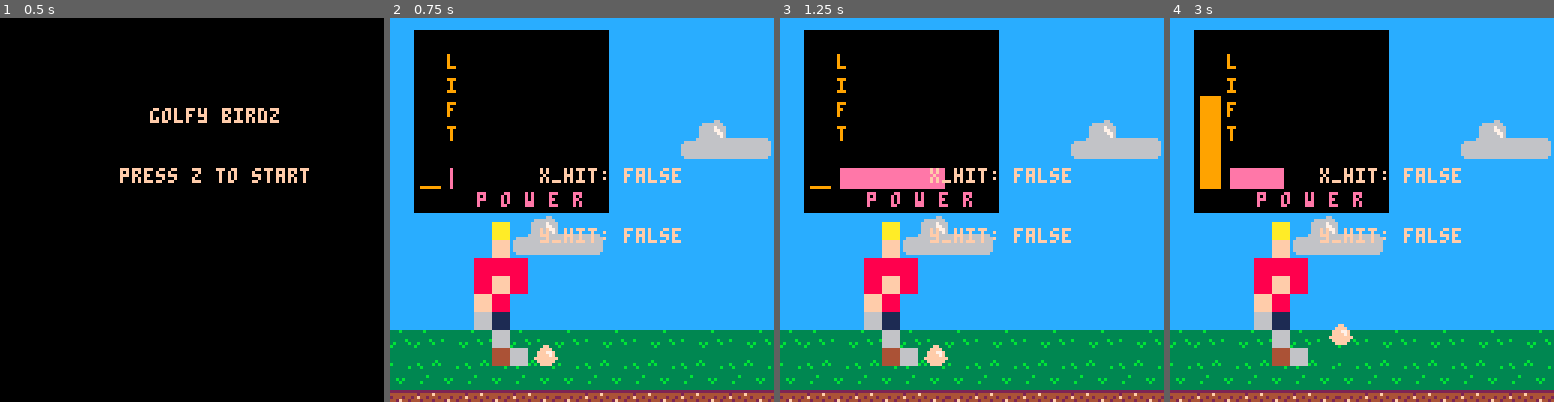
Above: before the commit, frames 1-4 (left to right).
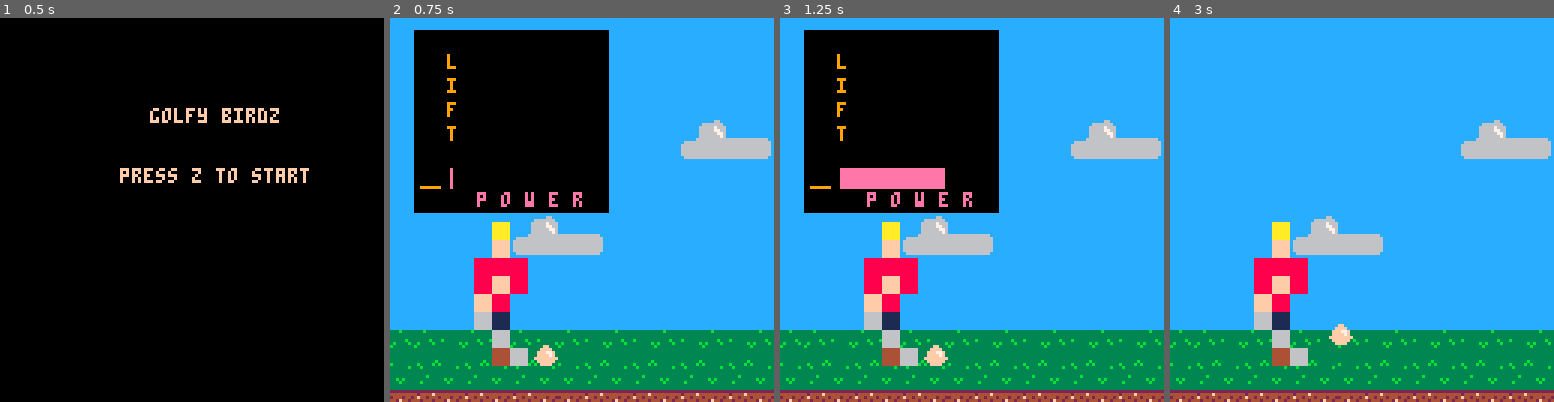
Above: after the commit, the same moments.

Repository: mccordgh/all_pico_8_carts
Game: PICO-8 cartridge workspace/ludum_dare_41/ld41_golf_flappy_bird.p8
Same seed, same stepped clock (60 frames per second), same inputs: the game is played once before the commit and once after it.
Inputs:
- Up to frame 1 (0.5 s): no input
- Up to frame 2 (0.75 s): tap O (Z key) at 0.7 s
- Up to frame 3 (1.25 s): no input
- Up to frame 4 (3 s): tap O (Z key) every 0.4 s from 1.7 to 2.9 s

Frame 1 is identical in both runs. In frame 2, 1.1% of the frame differs, in the area x 39-76%, y 39-59%; in frame 3, 1.1%; in frame 4, 25%, in the area x 6-76%, y 3-59%.

Commit message:
more golf strokes ld41

Diff:
--- a/workspace/ludum_dare_41/ld41_golf_flappy_bird.p8
+++ b/workspace/ludum_dare_41/ld41_golf_flappy_bird.p8
@@ -27,6 +27,7 @@
     draw_lift = true
     lift_meter_speed = max_lift * meter_speed
 
+    do_draw_meter = true
     landed = false
     hitting_ball = false
     flapping = false
@@ -111,15 +112,35 @@
 
     sspr(player.sprite * 8, 0, 8, 8, player.x, player.y, 48, 48)
 
-        draw_meter_box()
+    draw_trees()
+
+    spr(ball.sprite, ball.x, ball.y)
+
+    if (do_draw_meter) then
+        draw_all_meters()
+    end
+
+    debug_info()
+
+    if (collided) then
+        print("try again!!", cam_x + 60, 30, 8)
+    end
+
+    if (level_finish) then
+        print("you win, guy!!", cam_x + 60, 30, 11)
+    end
+end
+
+function draw_all_meters()
+    draw_meter_box()
 
     if (draw_power) then
         local power_percent = (power / max_power) * 100
         if (power_percent > 100) then
             power_percent = 100
         end
-        print ("p o w e r ", 29, 58, 14)
-        rectfill(20, 50, 20 + (power_percent / 2), 56, 14)
+        print ("p o w e r ", cam_x + 29, 58, 14)
+        rectfill(cam_x + 20, 50, cam_x + 20 + (power_percent / 2), 56, 14)
     end
 
     if (draw_lift) then
@@ -127,24 +148,11 @@
         if (lift_percent > 100) then
             lift_percent = 100
         end
-        print ("l", 19, 12, 9)
-        print ("i", 19, 20, 9)
-        print ("f", 19, 28, 9)
-        print ("t", 19, 36, 9)
-        rectfill(10, 56 - (lift_percent / 2), 16, 56, 9)
-    end
-
-    draw_trees()
-
-    spr(ball.sprite, ball.x, ball.y)
-    debug_info()
-
-    if (collided) then
-        print("game over, man!!", cam_x + 30, 60, 8)
-    end
-
-    if (level_finish) then
-        print("you win, guy!!", cam_x + 30, 60, 11)
+        print ("l", cam_x + 19, 12, 9)
+        print ("i", cam_x + 19, 20, 9)
+        print ("f", cam_x + 19, 28, 9)
+        print ("t", cam_x + 19, 36, 9)
+        rectfill(cam_x + 10, 56 - (lift_percent / 2), cam_x + 16, 56, 9)
     end
 end
 
@@ -160,7 +168,7 @@
 end
 
 function draw_meter_box()
-    rectfill(8, 4, 72, 64, 0)
+    rectfill(cam_x + 8, 4, cam_x + 72, 64, 0)
     --print ("press z to stop", 39, 56, 15)
 end
 
@@ -177,8 +185,8 @@
 
 function init_player()
     player = {}
-    player.x = 4
-    player.y = 68
+    player.x = ball.x - 44
+    player.y = ball.y - 40
     player.sprite = 13
     player.frame_count = 0
     player.frame = 0
@@ -243,6 +251,8 @@
     else if (player.lift == -1) then
         lift_meter()
     else
+        lift = 0
+        power = 0
         swing_animate()
     end
     end
@@ -271,6 +281,7 @@
             player.sprite = 13
 
             hitting_ball = true
+            do_draw_meter = false
 
             ball.x_speed = player.power
             ball.y_speed = player.lift
@@ -281,6 +292,11 @@
 function hitting()
     if (flapping and btnp(4) and (not landed) and (not collided)) then
         flap()
+    end
+
+    if (landed and (collided or ball.x_speed == 0)) then
+        hitting_ball = false
+        landed = false
     end
 
     ball_collision()
@@ -317,6 +333,7 @@
     end
 
     if (tree_collide) then
+        init_player()
         collided = true
         ball.x_speed = 0
     end
@@ -329,6 +346,7 @@
     if (ball.y == 108) then
         if (ball.x_speed == 0) then
             hitting_ball = false
+            do_draw_meter = true
         else
             ball.x_speed -= friction
         end
@@ -390,8 +408,8 @@
     --print("pow: " .. power, cam_x + 10, 10, 15)
     --print("lift: " .. lift, cam_x + 10, 20, 15)
     --print("landed: true", cam_x + 70, 20, 15)
-    print("x_hit: " .. to_string(x_hit), cam_x + 50, 50, 15)
-    print("y_hit: " .. to_string(y_hit), cam_x + 50, 70, 15)
+    --print("x_hit: " .. to_string(x_hit), cam_x + 50, 50, 15)
+    --print("y_hit: " .. to_string(y_hit), cam_x + 50, 70, 15)
 end
 
 function set_camera()
